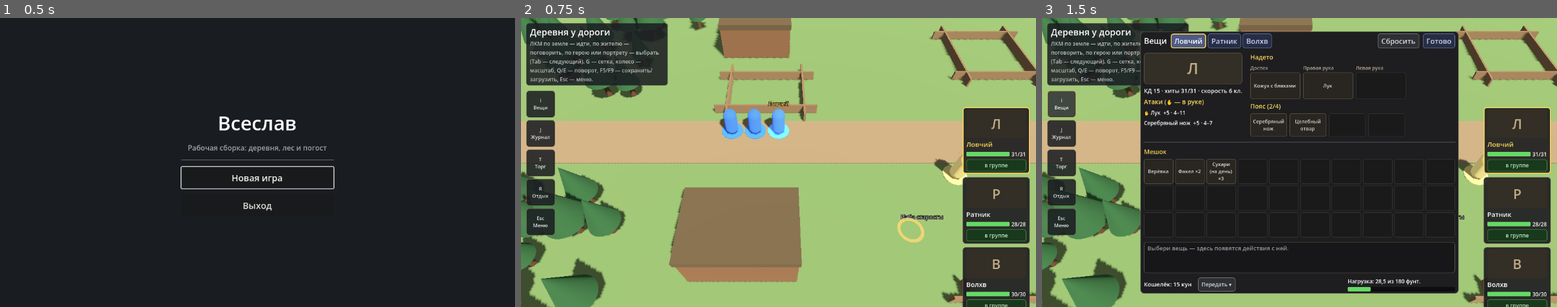
Above: before the commit, frames 1-3 (left to right).
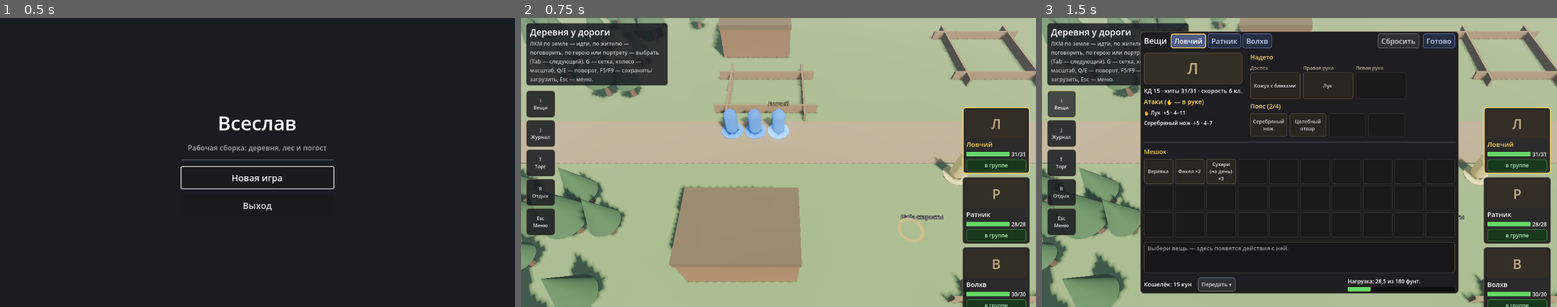
Above: after the commit, the same moments.

Repository: pivnoebidlo/vseslav
Game: Godot game, scene res://game/menu/main_menu.tscn
Two runs of this game, one before a commit and one after it. Both use one fixed random seed, a clock stepped at 60 frames per second and the inputs below.
Inputs:
- Up to frame 1 (0.5 s): no input
- Up to frame 2 (0.75 s): click "Новая игра" at 0.5 s
- Up to frame 3 (1.5 s): click "I Вещи" at 1.25 s

Frame 1 is identical in both runs. In frame 2, 70% of the frame differs, in the area x 0-100%, y 0-100%; in frame 3, 24%.

Commit message:
feat: текстуры земли, дорог и стен из модуля, небо, AgX, SSAO и мягкие тени (ADR-0036)
Co-Authored-By: Claude Opus 5.5 <noreply@anthropic.com>

Diff:
--- a/core/modules/module_content.gd
+++ b/core/modules/module_content.gd
@@ -26,6 +26,9 @@
 ## Модели окружения из props/props.json (ADR-0033): id → описание, и папка модуля.
 var props: Dictionary[String, Dictionary] = {}
 var prop_dirs: Dictionary[String, String] = {}
+## Поверхности земли и пола из surfaces/surfaces.json (ADR-0036): id → описание, и папка.
+var surfaces: Dictionary[String, Dictionary] = {}
+var surface_dirs: Dictionary[String, String] = {}
 ## Строки: язык → ключ → текст. Поздний модуль заменяет строку раннего.
 var locales: Dictionary[String, Dictionary] = {}
 
--- a/core/modules/module_loader.gd
+++ b/core/modules/module_loader.gd
@@ -18,6 +18,7 @@
 	"merchants.json": "merchants.schema.json",
 	"models/models.json": "models.schema.json",
 	"props/props.json": "props.schema.json",
+	"surfaces/surfaces.json": "surfaces.schema.json",
 }
 ## Папки, где каждый .json — отдельная запись своего типа.
 const DIR_FILES: Dictionary[String, String] = {
@@ -361,6 +362,16 @@
 				if owners.claim("props", pid, errs):
 					content.props[pid] = prop
 					content.prop_dirs[pid] = p.manifest.dir.path_join("props")
+		elif rel == "surfaces/surfaces.json":
+			var surfaces := JsonRead.get_dict(data, "surfaces")
+			var surface_ids: Array[String] = []
+			surface_ids.assign(surfaces.keys())
+			surface_ids.sort()
+			for sid in surface_ids:
+				var surface: Dictionary = surfaces[sid]
+				if owners.claim("surfaces", sid, errs):
+					content.surfaces[sid] = surface
+					content.surface_dirs[sid] = p.manifest.dir.path_join("surfaces")
 		elif rel == "models/models.json":
 			var figures := JsonRead.get_dict(data, "figures")
 			var ids: Array[String] = []
--- a/core/modules/module_refs.gd
+++ b/core/modules/module_refs.gd
@@ -16,6 +16,7 @@
 		errors.append("merchants: " + e)
 	_check_figures(content, errors)
 	_check_props(content, errors)
+	_check_surfaces(content, errors)
 	var area_ids: Array[String] = []
 	area_ids.assign(content.areas.keys())
 	area_ids.sort()
@@ -98,6 +99,10 @@
 		for id in JsonRead.get_str_array(area.style, key):
 			if not content.props.has(id):
 				errors.append("%s: $.style.%s: unknown prop '%s'" % [where, key, id])
+	for key: String in [AreaMap.SURFACE_GROUND, AreaMap.SURFACE_ROAD, AreaMap.SURFACE_WALL]:
+		var sid := JsonRead.get_str(area.surfaces, key)
+		if sid != "" and not content.surfaces.has(sid):
+			errors.append("%s: $.surfaces.%s: unknown surface '%s'" % [where, key, sid])
 	var map := Rect2i(0, 0, area.width(), area.depth())
 	for i in area.objects.size():
 		var o := area.objects[i]
@@ -264,6 +269,19 @@
 		var file := JsonRead.get_str(content.props[id], "file")
 		if not FileAccess.file_exists(content.prop_dirs[id].path_join(file)):
 			errors.append("props/props.json: $.props.%s: file %s not found" % [id, file])
+
+
+static func _check_surfaces(content: ModuleContent, errors: Array[String]) -> void:
+	var ids: Array[String] = []
+	ids.assign(content.surfaces.keys())
+	ids.sort()
+	for id in ids:
+		for key: String in ["color", "normal", "roughness"]:
+			var file := JsonRead.get_str(content.surfaces[id], key)
+			if file != "" and not FileAccess.file_exists(content.surface_dirs[id].path_join(file)):
+				errors.append(
+					"surfaces/surfaces.json: $.surfaces.%s.%s: file %s not found" % [id, key, file]
+				)
 
 
 static func _check_figures(content: ModuleContent, errors: Array[String]) -> void:
--- a/core/world/area_map.gd
+++ b/core/world/area_map.gd
@@ -11,6 +11,9 @@
 const FENCE := "="
 const GRAVE := "+"
 const TILES: Array[String] = [GROUND, ROAD, BUILDING, TREE, FENCE, GRAVE]
+const SURFACE_GROUND := "ground"
+const SURFACE_ROAD := "road"
+const SURFACE_WALL := "wall"
 
 
 ## Житель области.
@@ -61,6 +64,8 @@
 ## Облик (ADR-0033): какие модели ставить на символы карты и явные объекты.
 var style: Dictionary = {}
 var objects: Array[Dictionary] = []
+## Текстуры земли и дороги (ADR-0036): SURFACE_* → id поверхности.
+var surfaces: Dictionary = {}
 
 
 ## Область из уже проверенных схемой данных.
@@ -97,6 +102,7 @@
 		npc.dialog = JsonRead.get_str(d, "dialog")
 		a.npcs.append(npc)
 	a.style = JsonRead.get_dict(data, "style")
+	a.surfaces = JsonRead.get_dict(data, "surfaces")
 	a.interior = JsonRead.get_bool(data, "interior")
 	for raw: Variant in JsonRead.get_array(data, "exits"):
 		var d: Dictionary = raw
--- /dev/null
+++ b/game/combat/cell_glow.gdshader
@@ -0,0 +1,13 @@
+// Подсветка клетки поля боя (ADR-0036): почти прозрачная середина и яркая рамка,
+// чтобы под подсветкой была видна земля.
+shader_type spatial;
+render_mode unshaded, cull_disabled, depth_draw_never, shadows_disabled;
+
+uniform vec4 tint : source_color = vec4(1.0);
+
+void fragment() {
+	vec2 d = abs(UV - 0.5) * 2.0;
+	float edge = smoothstep(0.8, 0.96, max(d.x, d.y));
+	ALBEDO = tint.rgb;
+	ALPHA = tint.a * (0.3 + 0.7 * edge);
+}
--- a/game/combat/combat_board.gd
+++ b/game/combat/combat_board.gd
@@ -9,6 +9,7 @@
 const CELL := BattleGrid.CELL_SIZE_M
 const LEVEL_HEIGHT := 0.75
 const LIFT := 0.03
+const GLOW_SHADER := preload("res://game/combat/cell_glow.gdshader")
 
 var grid: BattleGrid
 var origin := Vector2i.ZERO
@@ -16,7 +17,7 @@
 var _quads: Dictionary[Vector2i, MeshInstance3D] = {}
 var _paint: Dictionary[Vector2i, Paint] = {}
 var _area: Array[Vector2i] = []
-var _mats: Dictionary[Paint, StandardMaterial3D] = {}
+var _mats: Dictionary[Paint, ShaderMaterial] = {}
 var _quad_mesh := PlaneMesh.new()
 
 
@@ -114,9 +115,8 @@
 	add_child(body)
 
 
-func _glow(color: Color) -> StandardMaterial3D:
-	var m := StandardMaterial3D.new()
-	m.shading_mode = BaseMaterial3D.SHADING_MODE_UNSHADED
-	m.transparency = BaseMaterial3D.TRANSPARENCY_ALPHA
-	m.albedo_color = color
+func _glow(color: Color) -> ShaderMaterial:
+	var m := ShaderMaterial.new()
+	m.shader = GLOW_SHADER
+	m.set_shader_parameter("tint", Color(color, minf(1.0, color.a * 1.6)))
 	return m
--- a/game/exploration/area_view.gd
+++ b/game/exploration/area_view.gd
@@ -5,6 +5,7 @@
 ## Модели размножаются через MultiMesh. Сетка клеток включается по желанию (ADR-0030).
 
 const CELL := BattleGrid.CELL_SIZE_M
+const GROUND_SHADER := preload("res://game/world/ground.gdshader")
 const HOUSE_HEIGHT := 2.1
 const FENCE_HEIGHT := 0.6
 const INTERIOR_WALL := 1.1
@@ -17,15 +18,17 @@
 var area: AreaMap
 var _grid := MeshInstance3D.new()
 var _props: PropCatalog = null
+var _surfaces: SurfaceCatalog = null
 ## Положения моделей: id → преобразования экземпляров.
 var _instances: Dictionary[String, Array] = {}
 ## Клетки под явными объектами: их символы моделями стиля не рисуются.
 var _covered: Dictionary[Vector2i, bool] = {}
 
 
-func build(p_area: AreaMap, props: PropCatalog = null) -> void:
+func build(p_area: AreaMap, props: PropCatalog = null, surfaces: SurfaceCatalog = null) -> void:
 	area = p_area
 	_props = props
+	_surfaces = surfaces
 	_build_area()
 	_flush()
 	_build_grid()
@@ -80,10 +83,12 @@
 	ground.mesh = plane
 	ground.position = Vector3((area.width() - 1) * CELL / 2.0, 0.0, (area.depth() - 1) * CELL / 2.0)
 	var floor_color := Color(0.42, 0.33, 0.24) if area.interior else Color(0.42, 0.52, 0.3)
-	ground.material_override = _material(floor_color)
+	var textured := _ground_material()
+	ground.material_override = textured if textured != null else _material(floor_color)
 	add_child(ground)
+	var road_textured: bool = textured != null and textured.get_shader_parameter("has_road") == true
 	var road := _material(Color(0.55, 0.47, 0.34))
-	var wall := _material(Color(0.47, 0.34, 0.22))
+	var wall := _wall_material(Color(0.47, 0.34, 0.22))
 	var roof := _material(Color(0.36, 0.3, 0.2))
 	var trunk := _material(Color(0.35, 0.25, 0.16))
 	var crown := _material(Color(0.2, 0.36, 0.2))
@@ -95,7 +100,7 @@
 	for z in area.depth():
 		for x in area.width():
 			var c := Vector2i(x, z)
-			if area.tile(c) == AreaMap.ROAD:
+			if area.tile(c) == AreaMap.ROAD and not road_textured:
 				_box(c, Vector3(CELL, 0.02, CELL), 0.01, road)
 			if _covered.has(c):
 				continue
@@ -122,6 +127,70 @@
 				AreaMap.GROUND:
 					if _hash(c) % 100 < SCATTER_PERCENT:
 						_place_styled("scatter", c)
+
+
+## Земля текстурами из модуля (ADR-0036); null — у области нет поверхностей
+## или они не загрузились.
+func _ground_material() -> ShaderMaterial:
+	if _surfaces == null:
+		return null
+	var ground := _surfaces.get_surface(JsonRead.get_str(area.surfaces, AreaMap.SURFACE_GROUND))
+	if ground == null:
+		return null
+	var m := ShaderMaterial.new()
+	m.shader = GROUND_SHADER
+	_set_surface(m, "ground", ground)
+	m.set_shader_parameter("cell_size", CELL)
+	m.set_shader_parameter("map_cells", Vector2(area.width(), area.depth()))
+	var road := _surfaces.get_surface(JsonRead.get_str(area.surfaces, AreaMap.SURFACE_ROAD))
+	if road != null:
+		_set_surface(m, "road", road)
+		m.set_shader_parameter("road_mask", _road_mask())
+		m.set_shader_parameter("has_road", true)
+	for err in _surfaces.errors:
+		push_warning(err)
+	return m
+
+
+## Стены: текстура поверхности «wall» в трёхплоскостной проекции (не нужна развёртка
+## у коробок), иначе — цвет.
+func _wall_material(fallback: Color) -> StandardMaterial3D:
+	var m := _material(fallback)
+	if _surfaces == null:
+		return m
+	var s := _surfaces.get_surface(JsonRead.get_str(area.surfaces, AreaMap.SURFACE_WALL))
+	if s == null:
+		return m
+	m.albedo_color = Color.WHITE
+	m.albedo_texture = s.color
+	if s.normal != null:
+		m.normal_enabled = true
+		m.normal_texture = s.normal
+	if s.roughness != null:
+		m.roughness_texture = s.roughness
+	m.uv1_triplanar = true
+	m.uv1_scale = Vector3.ONE / s.tile
+	m.texture_filter = BaseMaterial3D.TEXTURE_FILTER_LINEAR_WITH_MIPMAPS_ANISOTROPIC
+	return m
+
+
+static func _set_surface(m: ShaderMaterial, prefix: String, s: SurfaceCatalog.Surface) -> void:
+	m.set_shader_parameter(prefix + "_color", s.color)
+	if s.normal != null:
+		m.set_shader_parameter(prefix + "_normal", s.normal)
+	if s.roughness != null:
+		m.set_shader_parameter(prefix + "_rough", s.roughness)
+	m.set_shader_parameter(prefix + "_tile", s.tile)
+
+
+## Маска дороги: пиксель на клетку, 1 — дорога. Линейная фильтрация даёт плавный край.
+func _road_mask() -> ImageTexture:
+	var img := Image.create_empty(area.width(), area.depth(), false, Image.FORMAT_L8)
+	for z in area.depth():
+		for x in area.width():
+			if area.tile(Vector2i(x, z)) == AreaMap.ROAD:
+				img.set_pixel(x, z, Color.WHITE)
+	return ImageTexture.create_from_image(img)
 
 
 # --- Модели (ADR-0033) ------------------------------------------------------------
--- a/game/exploration/exploration.gd
+++ b/game/exploration/exploration.gd
@@ -98,8 +98,10 @@
 		return
 	_title.text = tr(_area.title_key)
 	if _area.interior:
-		env.background_color = Color(0.08, 0.07, 0.06)
-	_area_view.build(_area, PropCatalog.from_content(_content))
+		SceneEnv.make_interior(env)
+	_area_view.build(
+		_area, PropCatalog.from_content(_content), SurfaceCatalog.from_content(_content)
+	)
 	_area_view.set_grid_visible(GameSettings.show_grid)
 	_world.add_child(_area_view)
 	_map_points.build(_area)
--- /dev/null
+++ b/game/world/ground.gdshader
@@ -0,0 +1,68 @@
+// Земля области (ADR-0036): текстура земли и дороги в мировых координатах, дорога
+// смешивается с землёй по маске карты (клетка «,» = 1) с рваным краем. Чтобы повтор
+// текстуры не бросался в глаза, второй слой берётся под углом и крупнее, а яркость
+// плавно гуляет по шуму.
+shader_type spatial;
+
+uniform sampler2D ground_color : source_color, filter_linear_mipmap_anisotropic, repeat_enable;
+uniform sampler2D ground_normal : hint_normal, filter_linear_mipmap_anisotropic, repeat_enable;
+uniform sampler2D ground_rough : hint_default_white, filter_linear_mipmap, repeat_enable;
+uniform vec3 ground_tint : source_color = vec3(1.0);
+uniform float ground_tile = 3.0;
+
+uniform sampler2D road_color : source_color, filter_linear_mipmap_anisotropic, repeat_enable;
+uniform sampler2D road_normal : hint_normal, filter_linear_mipmap_anisotropic, repeat_enable;
+uniform sampler2D road_rough : hint_default_white, filter_linear_mipmap, repeat_enable;
+uniform vec3 road_tint : source_color = vec3(1.0);
+uniform float road_tile = 3.0;
+
+uniform sampler2D road_mask : hint_default_black, filter_linear, repeat_disable;
+uniform vec2 map_cells = vec2(1.0);
+uniform float cell_size = 1.5;
+uniform bool has_road = false;
+
+varying vec2 world_xz;
+
+float hash(vec2 p) {
+	return fract(sin(dot(p, vec2(127.1, 311.7))) * 43758.5453);
+}
+
+float value_noise(vec2 p) {
+	vec2 i = floor(p);
+	vec2 f = fract(p);
+	vec2 u = f * f * (3.0 - 2.0 * f);
+	float a = hash(i);
+	float b = hash(i + vec2(1.0, 0.0));
+	float c = hash(i + vec2(0.0, 1.0));
+	float d = hash(i + vec2(1.0, 1.0));
+	return mix(mix(a, b, u.x), mix(c, d, u.x), u.y);
+}
+
+void vertex() {
+	world_xz = (MODEL_MATRIX * vec4(VERTEX, 1.0)).xz;
+}
+
+void fragment() {
+	const mat2 TURN = mat2(vec2(0.8, -0.6), vec2(0.6, 0.8));
+	vec2 g1 = world_xz / ground_tile;
+	vec2 g2 = TURN * world_xz / (ground_tile * 2.3);
+	vec3 albedo = mix(texture(ground_color, g1).rgb, texture(ground_color, g2).rgb, 0.4) * ground_tint;
+	vec3 normal = texture(ground_normal, g1).rgb;
+	float rough = texture(ground_rough, g1).r;
+	if (has_road) {
+		vec2 r1 = world_xz / road_tile;
+		vec2 r2 = TURN * world_xz / (road_tile * 2.3);
+		vec2 muv = (world_xz / cell_size + 0.5) / map_cells;
+		float edge = value_noise(world_xz * 1.4) * 0.5 + value_noise(world_xz * 4.0) * 0.25;
+		float w = smoothstep(0.42, 0.62, texture(road_mask, muv).r + edge - 0.37);
+		vec3 road = mix(texture(road_color, r1).rgb, texture(road_color, r2).rgb, 0.4) * road_tint;
+		albedo = mix(albedo, road, w);
+		normal = mix(normal, texture(road_normal, r1).rgb, w);
+		rough = mix(rough, texture(road_rough, r1).r, w);
+	}
+	float macro = value_noise(world_xz * 0.08) * 0.6 + value_noise(world_xz * 0.3) * 0.4;
+	ALBEDO = albedo * mix(0.82, 1.12, macro);
+	NORMAL_MAP = normal;
+	ROUGHNESS = rough;
+	SPECULAR = 0.3;
+}
--- a/game/world/scene_env.gd
+++ b/game/world/scene_env.gd
@@ -1,22 +1,66 @@
 class_name SceneEnv
 extends RefCounted
-## Общее окружение 3D-сцен (арена, исследование): небо-фон, рассеянный свет, солнце с тенями.
+## Общее окружение 3D-сцен (арена, исследование, ADR-0036): процедурное небо даёт
+## рассеянный свет и отражения, тональная коррекция AgX, затенение в углах (SSAO),
+## лёгкая дымка вдали, тёплое солнце с мягкими тенями. В помещении — тёмный фон
+## без неба и дымки.
+
+const SUN_COLOR := Color(1.0, 0.93, 0.82)
 
 
-## Возвращает окружение, чтобы сцена могла его подстроить (фон в помещении).
+## Возвращает окружение, чтобы сцена могла его подстроить (помещение).
 static func add_to(parent: Node) -> Environment:
+	var sky_mat := ProceduralSkyMaterial.new()
+	sky_mat.sky_top_color = Color(0.38, 0.52, 0.72)
+	sky_mat.sky_horizon_color = Color(0.72, 0.76, 0.78)
+	sky_mat.ground_horizon_color = Color(0.6, 0.6, 0.55)
+	sky_mat.ground_bottom_color = Color(0.3, 0.28, 0.24)
+	sky_mat.sun_angle_max = 20.0
+	var sky := Sky.new()
+	sky.sky_material = sky_mat
 	var env := Environment.new()
-	env.background_mode = Environment.BG_COLOR
-	env.background_color = Color(0.62, 0.7, 0.78)
-	env.ambient_light_source = Environment.AMBIENT_SOURCE_COLOR
-	env.ambient_light_color = Color(0.75, 0.75, 0.8)
-	env.ambient_light_energy = 0.6
+	env.background_mode = Environment.BG_SKY
+	env.sky = sky
+	env.ambient_light_source = Environment.AMBIENT_SOURCE_SKY
+	env.ambient_light_energy = 0.9
+	env.reflected_light_source = Environment.REFLECTION_SOURCE_SKY
+	env.tonemap_mode = Environment.TONE_MAPPER_AGX
+	env.tonemap_exposure = 1.1
+	env.ssao_enabled = true
+	env.ssao_radius = 1.2
+	env.ssao_intensity = 1.6
+	env.glow_enabled = true
+	env.glow_intensity = 0.3
+	env.glow_bloom = 0.05
+	env.fog_enabled = true
+	env.fog_light_color = Color(0.7, 0.74, 0.78)
+	env.fog_density = 0.004
+	env.fog_sky_affect = 0.3
+	env.adjustment_enabled = true
+	env.adjustment_saturation = 1.08
+	env.adjustment_contrast = 1.04
 	var world_env := WorldEnvironment.new()
 	world_env.environment = env
 	parent.add_child(world_env)
 
 	var sun := DirectionalLight3D.new()
-	sun.rotation_degrees = Vector3(-55.0, 35.0, 0.0)
+	sun.rotation_degrees = Vector3(-50.0, 35.0, 0.0)
+	sun.light_color = SUN_COLOR
+	sun.light_energy = 1.25
+	sun.light_angular_distance = 1.0
 	sun.shadow_enabled = true
+	sun.shadow_blur = 1.5
+	sun.directional_shadow_max_distance = 70.0
+	sun.directional_shadow_blend_splits = true
 	parent.add_child(sun)
 	return env
+
+
+## Помещение: фон — темнота, рассеянный свет тёплый и слабее, без дымки.
+static func make_interior(env: Environment) -> void:
+	env.background_mode = Environment.BG_COLOR
+	env.background_color = Color(0.08, 0.07, 0.06)
+	env.ambient_light_source = Environment.AMBIENT_SOURCE_COLOR
+	env.ambient_light_color = Color(0.85, 0.72, 0.55)
+	env.ambient_light_energy = 0.5
+	env.fog_enabled = false
--- /dev/null
+++ b/game/world/surface_catalog.gd
@@ -0,0 +1,87 @@
+class_name SurfaceCatalog
+extends RefCounted
+## Поверхности земли и пола из модулей (surfaces/surfaces.json, ADR-0036): текстуры
+## цвета, нормалей и шероховатости. Модуль — недоверенные данные: только PNG, размер
+## файла и стороны ограничены, сторона — степень двойки. Ошибки — в [member errors],
+## поверхность с ошибкой не используется (земля рисуется цветом).
+
+const MAX_BYTES := 16 * 1024 * 1024
+const MAX_SIDE := 2048
+const DEFAULT_TILE := 3.0
+
+
+## Загруженная поверхность; [member normal] и [member roughness] могут быть null.
+class Surface:
+	extends RefCounted
+	var color: Texture2D
+	var normal: Texture2D
+	var roughness: Texture2D
+	var tile := DEFAULT_TILE
+
+
+var errors: Array[String] = []
+
+var _data: Dictionary[String, Dictionary] = {}
+var _dirs: Dictionary[String, String] = {}
+var _loaded: Dictionary[String, Surface] = {}
+
+
+static func from_content(content: ModuleContent) -> SurfaceCatalog:
+	var c := SurfaceCatalog.new()
+	c._data = content.surfaces
+	c._dirs = content.surface_dirs
+	return c
+
+
+## Поверхность по id (грузится при первом обращении); null — нет или не загрузилась.
+func get_surface(id: String) -> Surface:
+	if id == "" or not _data.has(id):
+		return null
+	if _loaded.has(id):
+		return _loaded[id]
+	var d := _data[id]
+	var s := Surface.new()
+	s.color = _texture(id, d, "color")
+	s.normal = _texture(id, d, "normal")
+	s.roughness = _texture(id, d, "roughness")
+	var tile: Variant = d.get("tile", DEFAULT_TILE)
+	if tile is float or tile is int:
+		s.tile = tile
+	if s.color == null:
+		s = null
+	_loaded[id] = s
+	return s
+
+
+func _texture(id: String, d: Dictionary, key: String) -> Texture2D:
+	var file := JsonRead.get_str(d, key)
+	if file == "":
+		return null
+	var path := _dirs[id].path_join(file)
+	var tex := load_png(path)
+	if tex == null:
+		errors.append("%s: not loaded (PNG up to %d px, sides a power of two)" % [path, MAX_SIDE])
+	return tex
+
+
+## PNG из модуля с проверкой размера; null — не PNG, слишком большой или сторона
+## не степень двойки.
+static func load_png(path: String) -> ImageTexture:
+	if path.get_extension().to_lower() != "png" or not FileAccess.file_exists(path):
+		return null
+	var bytes := FileAccess.get_file_as_bytes(path)
+	if bytes.is_empty() or bytes.size() > MAX_BYTES:
+		return null
+	var img := Image.new()
+	if img.load_png_from_buffer(bytes) != OK:
+		return null
+	var w := img.get_width()
+	var h := img.get_height()
+	if w > MAX_SIDE or h > MAX_SIDE or not _pow2(w) or not _pow2(h):
+		return null
+	img.generate_mipmaps()
+	return ImageTexture.create_from_image(img)
+
+
+static func _pow2(n: int) -> bool:
+	return n > 0 and (n & (n - 1)) == 0
--- /dev/null
+++ b/modules/base/surfaces/surfaces.json
@@ -0,0 +1,23 @@
+{
+  "_comment": "Поверхности земли и пола (ADR-0036): ambientCG, CC0 — см. CREDITS.md. Трава — Grass004, утоптанная земля — Ground103, доски — Planks037A.",
+  "surfaces": {
+    "grass": {
+      "color": "grass_color.png",
+      "normal": "grass_normal.png",
+      "roughness": "grass_roughness.png",
+      "tile": 3
+    },
+    "dirt": {
+      "color": "dirt_color.png",
+      "normal": "dirt_normal.png",
+      "roughness": "dirt_roughness.png",
+      "tile": 3
+    },
+    "planks": {
+      "color": "planks_color.png",
+      "normal": "planks_normal.png",
+      "roughness": "planks_roughness.png",
+      "tile": 2.4
+    }
+  }
+}
--- a/modules/spike/areas/derevnya.json
+++ b/modules/spike/areas/derevnya.json
@@ -172,6 +172,10 @@
       ]
     }
   ],
+  "surfaces": {
+    "ground": "grass",
+    "road": "dirt"
+  },
   "style": {
     "tree": [
       "tree_a",
--- a/modules/spike/areas/izba.json
+++ b/modules/spike/areas/izba.json
@@ -33,6 +33,10 @@
       }
     }
   ],
+  "surfaces": {
+    "ground": "planks",
+    "wall": "planks"
+  },
   "objects": [
     {
       "prop": "table_long",
--- a/schemas/area.schema.json
+++ b/schemas/area.schema.json
@@ -267,6 +267,25 @@
       "additionalProperties": false,
       "description": "Какими моделями рисовать символы карты (ADR-0033). Без стиля — простая геометрия."
     },
+    "surfaces": {
+      "type": "object",
+      "properties": {
+        "ground": {
+          "$ref": "common.schema.json#/$defs/id",
+          "description": "Земля (или пол в помещении)."
+        },
+        "road": {
+          "$ref": "common.schema.json#/$defs/id",
+          "description": "Дорога , — смешивается с землёй по краям."
+        },
+        "wall": {
+          "$ref": "common.schema.json#/$defs/id",
+          "description": "Стены помещения и постройки без модели."
+        }
+      },
+      "additionalProperties": false,
+      "description": "Текстуры земли из surfaces/surfaces.json (ADR-0036). Без них — сплошной цвет."
+    },
     "objects": {
       "type": "array",
       "items": {
--- /dev/null
+++ b/schemas/surfaces.schema.json
@@ -0,0 +1,52 @@
+{
+  "$schema": "https://json-schema.org/draft/2020-12/schema",
+  "$id": "surfaces.schema.json",
+  "title": "Поверхности земли и пола (surfaces/surfaces.json)",
+  "type": "object",
+  "properties": {
+    "_comment": {
+      "type": "string",
+      "description": "Комментарий автора, игрой не читается."
+    },
+    "surfaces": {
+      "type": "object",
+      "propertyNames": {
+        "$ref": "common.schema.json#/$defs/id"
+      },
+      "additionalProperties": {
+        "type": "object",
+        "properties": {
+          "color": {
+            "type": "string",
+            "pattern": "^[a-z0-9_]+\\.png$",
+            "description": "Цвет (альбедо)."
+          },
+          "normal": {
+            "type": "string",
+            "pattern": "^[a-z0-9_]+\\.png$",
+            "description": "Карта нормалей в соглашении OpenGL (+Y)."
+          },
+          "roughness": {
+            "type": "string",
+            "pattern": "^[a-z0-9_]+\\.png$",
+            "description": "Шероховатость, оттенки серого."
+          },
+          "tile": {
+            "type": "number",
+            "minimum": 0.5,
+            "maximum": 16,
+            "description": "Сколько метров занимает один повтор текстуры."
+          }
+        },
+        "additionalProperties": false,
+        "required": [
+          "color"
+        ]
+      }
+    }
+  },
+  "additionalProperties": false,
+  "required": [
+    "surfaces"
+  ]
+}
--- a/tests/unit/modules/test_module_loader.gd
+++ b/tests/unit/modules/test_module_loader.gd
@@ -237,6 +237,30 @@
 	assert_true(_has_error(content, "props/props.json: $.props.oak: file oak.glb not found"))
 	assert_true(_has_error(content, "areas/pole.json: $.style.grave: unknown prop 'ghost_stone'"))
 	assert_true(_has_error(content, "areas/pole.json: $.objects[0]: must be inside the map"))
+
+
+func test_area_surfaces_are_checked() -> void:
+	var area := {
+		"title_key": "t.area",
+		"map": [",..", "..."],
+		"spawns": {"start": [1, 1]},
+		"surfaces": {"ground": "grass", "road": "mud"},
+	}
+	var files := {
+		"areas/pole.json": area,
+		"surfaces/surfaces.json":
+		{"surfaces": {"grass": {"color": "grass.png", "normal": "grass_n.png", "tile": 3}}},
+		"locales/ru.json": _strings(["t.surf.title", "t.area"]),
+	}
+	ModuleFixture.write("t.surf", [], files)
+	var content := ModuleFixture.load_root()
+	assert_true(
+		_has_error(
+			content, "surfaces/surfaces.json: $.surfaces.grass.color: file grass.png not found"
+		)
+	)
+	assert_true(_has_error(content, "areas/pole.json: $.surfaces.road: unknown surface 'mud'"))
+	assert_false(_has_error(content, "areas/pole.json: $.surfaces.ground: unknown surface 'grass'"))
 
 
 func test_exits_chests_and_quest_actions_are_checked() -> void:
Not shown, added: game/combat/cell_glow.gdshader.uid
Not shown, added: game/world/ground.gdshader.uid
Not shown, added: game/world/surface_catalog.gd.uid
Binary file added: modules/base/surfaces/dirt_color.png
Not shown, added: modules/base/surfaces/dirt_color.png.import
Binary file added: modules/base/surfaces/dirt_normal.png
Not shown, added: modules/base/surfaces/dirt_normal.png.import
Binary file added: modules/base/surfaces/dirt_roughness.png
Not shown, added: modules/base/surfaces/dirt_roughness.png.import
Binary file added: modules/base/surfaces/grass_color.png
Not shown, added: modules/base/surfaces/grass_color.png.import
Binary file added: modules/base/surfaces/grass_normal.png
(and 13 more such lines)
